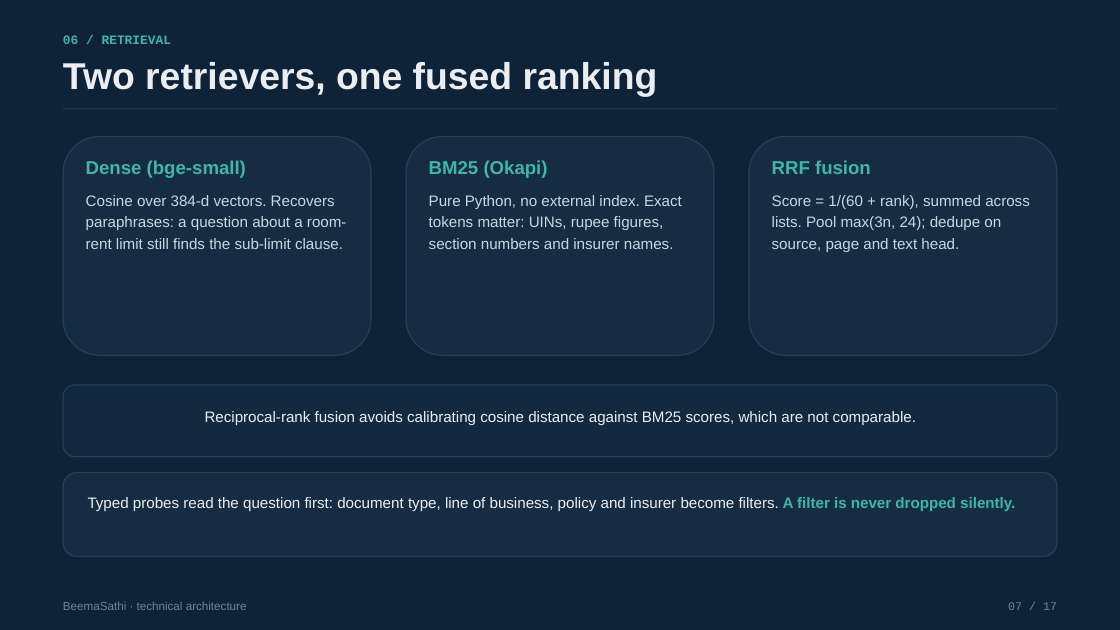
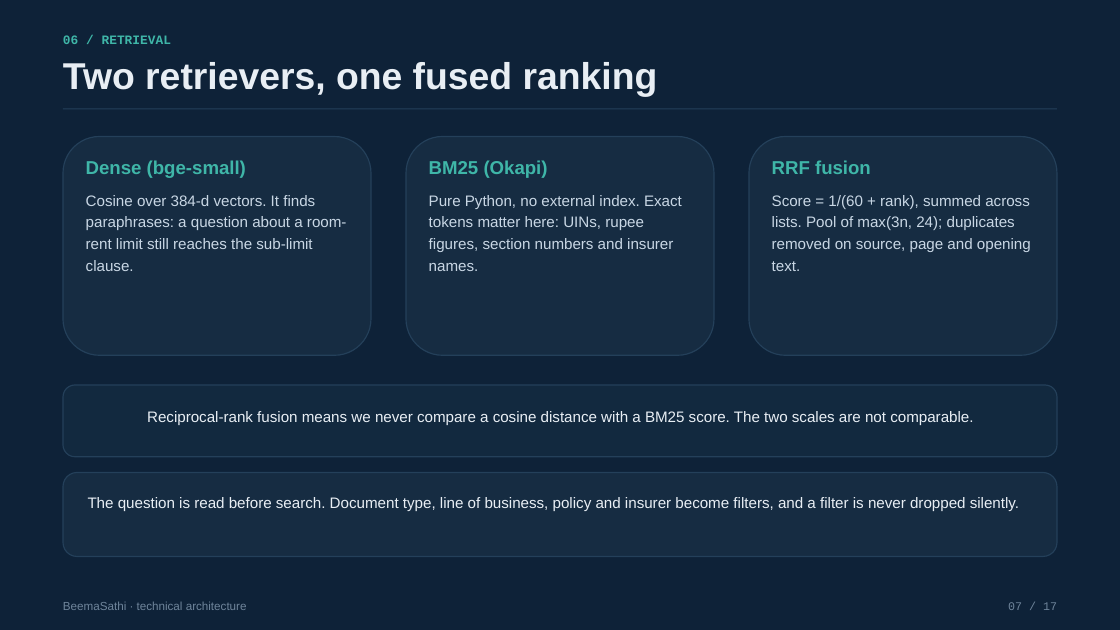
Before and after one commit to satishify/beemasathi, a slide deck: slide 7 of demo/BeemaSathi_Technical_Deck.pptx. Drawn at 1120x630 pixels with LibreOffice and Linux fonts; fonts in the diff are those of the drawing. Boxes give left, top, right and bottom in pixels: in the first picture for what was removed or moved away, otherwise in the second. Text is boxed around its words. In the diff, an @@ line names an element or a change of style, - is before the commit and + after.

Commit message:
Adopt the new brand across the app and refresh both deliverables
Add the shield logo and theme, sentence-case the interface, and recapture
the deck and demo video so they match the current UI.

```diff
--- a/demo/BeemaSathi_Technical_Deck.pptx
+++ b/demo/BeemaSathi_Technical_Deck.pptx
@@ text at (86, 195, 347, 271): text changed @@
-Cosine over 384-d vectors. Recovers paraphrases: a question about a room-rent limit still finds the sub-limit clause.
+Cosine over 384-d vectors. It finds paraphrases: a question about a room-rent limit still reaches the sub-limit clause.
@@ text at (429, 195, 682, 271): text changed @@
-Pure Python, no external index. Exact tokens matter: UINs, rupee figures, section numbers and insurer names.
+Pure Python, no external index. Exact tokens matter here: UINs, rupee figures, section numbers and insurer names.
@@ text at (772, 195, 1031, 271): text changed @@
-Score = 1/(60 + rank), summed across lists. Pool max(3n, 24); dedupe on source, page and text head.
+Score = 1/(60 + rank), summed across lists. Pool of max(3n, 24); duplicates removed on source, page and opening text.
@@ text at (147, 411, 973, 425): text changed @@
-Reciprocal-rank fusion avoids calibrating cosine distance against BM25 scores, which are not comparable.
+Reciprocal-rank fusion means we never compare a cosine distance with a BM25 score. The two scales are not comparable.
@@ text at (88, 497, 1019, 511): text changed @@
-Typed probes read the question first: document type, line of business, policy and insurer become filters. A filter is never dropped silently.
+The question is read before search. Document type, line of business, policy and insurer become filters, and a filter is never dropped silently.
```
Also in this commit, not shown: 16 other slides changed, 8 other files.
